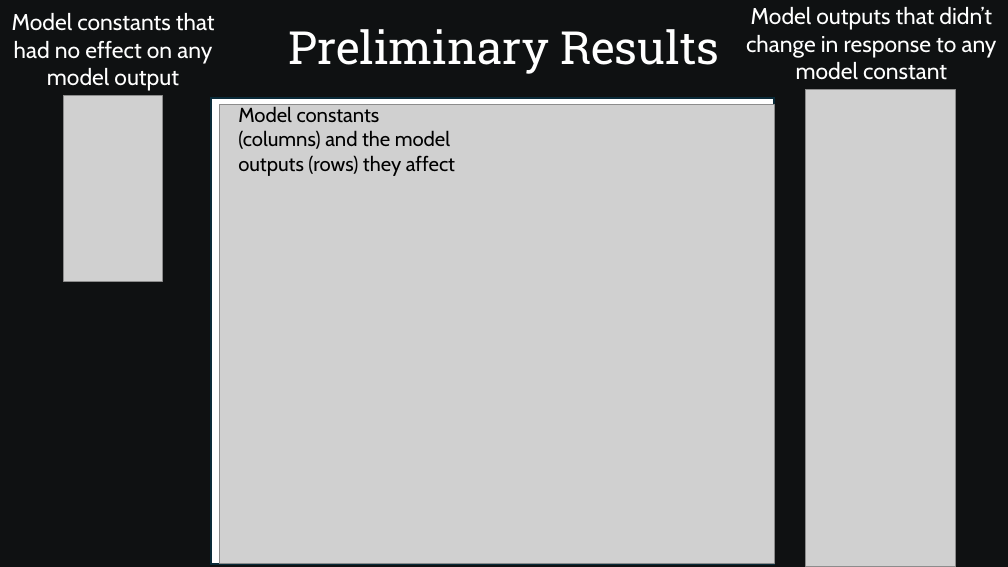
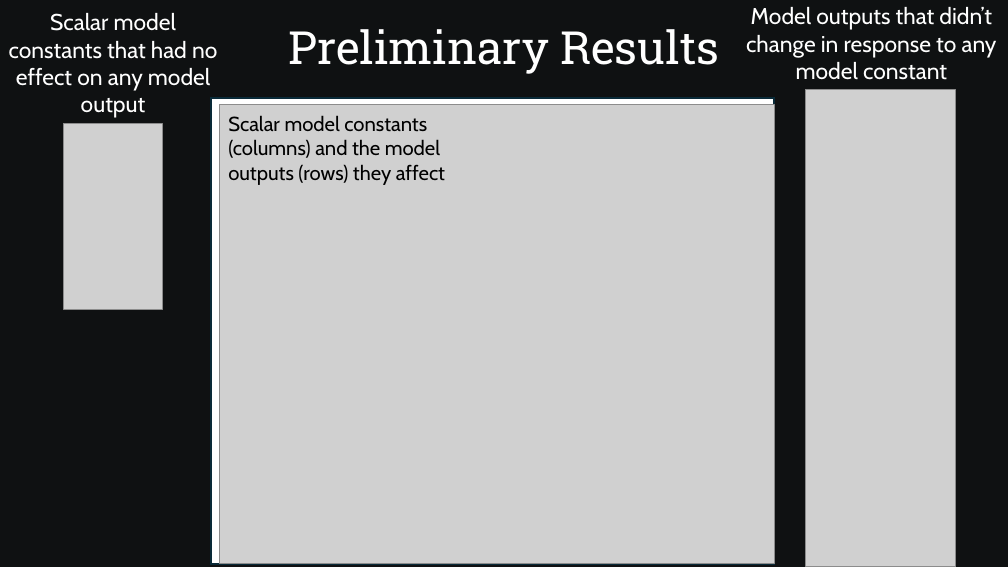
Before and after one commit to SamAllen06/lake_temp_work, a slide deck: slide 8 of documentation/for_collaborators/AnalysisOverview.pptx. Drawn at 1008x567 pixels with LibreOffice and Linux fonts; fonts in the diff are those of the drawing; grey boxes stand for pictures. Boxes give left, top, right and bottom in pixels: in the first picture for what was removed or moved away, otherwise in the second. Text is boxed around its words. In the diff, an @@ line names an element or a change of style, - is before the commit and + after.

```diff
--- a/documentation/for_collaborators/AnalysisOverview.pptx
+++ b/documentation/for_collaborators/AnalysisOverview.pptx
@@ text at <box>9,13,217,118</box>: text changed @@
-Model constants that had no effect on any model output
+Scalar model constants that had no effect on any model output
@@ text at <box>228,115,445,185</box>: text changed @@
-Model constants (columns) and the model outputs (rows) they affect
+Scalar model constants (columns) and the model outputs (rows) they affect
@@ picture: place and size @@
-picture at <box>64,96,162,283</box>
+picture at <box>64,123,162,310</box>
```
Also in this commit, not shown: 18 other slides changed, 1 slide added, 1 other file.
